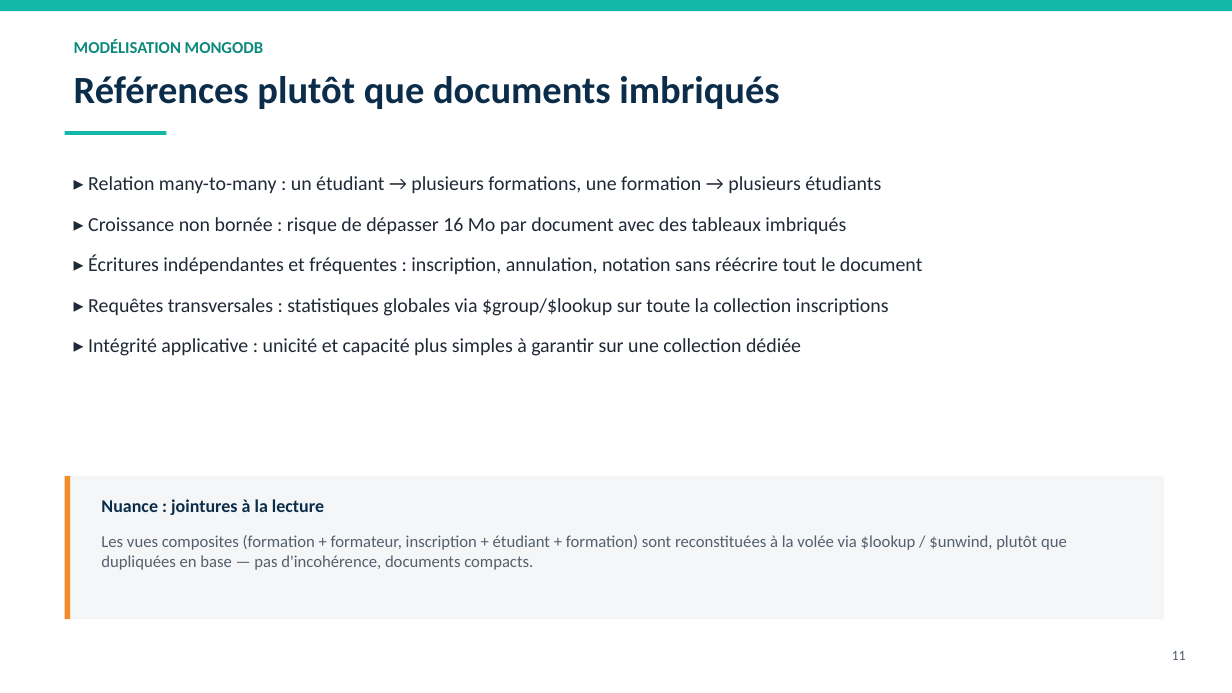
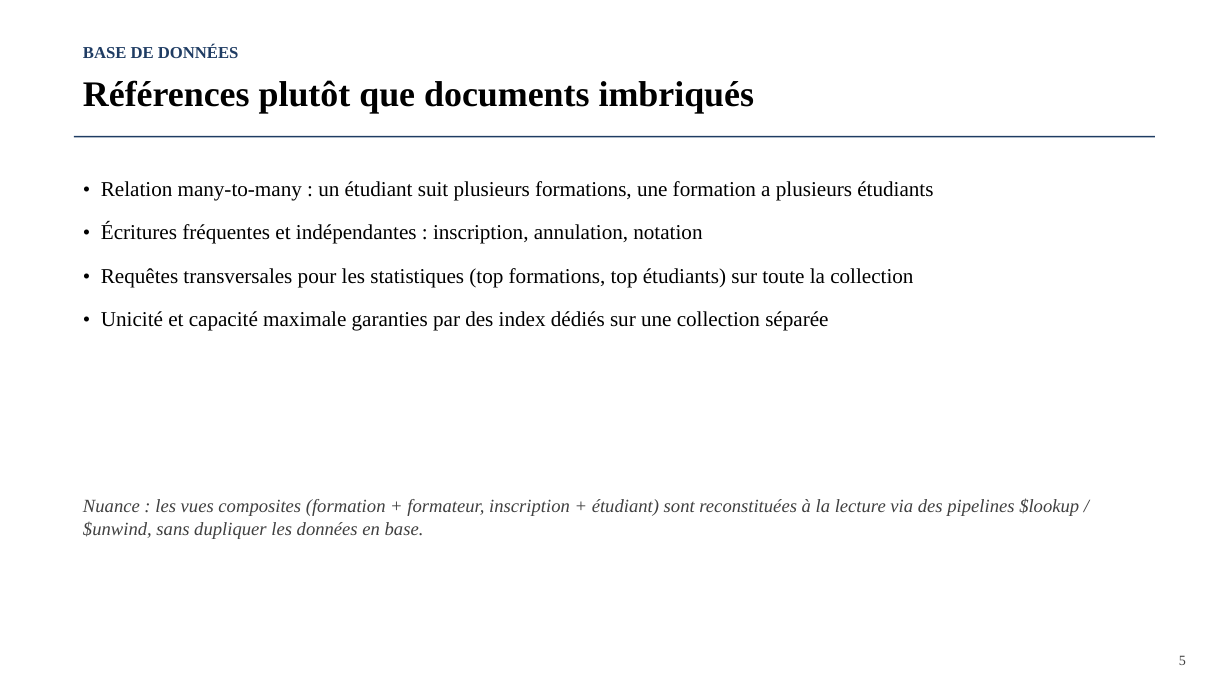
Before and after one commit to ASapAbro/E-Educ, a slide deck: slide 6 of complet/report/Presentation_Projet_Gestion_Formations.pptx (slide 11 before the commit). Drawn at 1232x693 pixels with LibreOffice and Linux fonts; fonts in the diff are those of the drawing. Boxes give left, top, right and bottom in pixels: in the first picture for what was removed or moved away, otherwise in the second. Text is boxed around its words. In the diff, an @@ line names an element or a change of style, - is before the commit and + after.

Commit message:
Refonte de la présentation : template simple (Times New Roman), format court centré sur la BDD
Remplace le design coloré à 24 slides par un template sobre en Times New
Roman (13 slides). Le contenu se concentre sur l'essentiel du projet en
appuyant sur la partie base de données : modélisation MongoDB, choix
références vs embedding, fonctions/méthodes réelles de la couche modèle
(app/models/), pipelines d'agrégation, index et performances.

```diff
--- a/complet/report/Presentation_Projet_Gestion_Formations.pptx
+++ b/complet/report/Presentation_Projet_Gestion_Formations.pptx
@@ rectangle removed at <box>0,0,1232,11</box> @@
@@ text removed at <box>74,40,263,53</box> @@
-MODÉLISATION MONGODB
@@ text added at <box>83,44,239,58</box>, 13 pt, text #1F3C63, bold @@
+BASE DE DONNÉES
@@ text "Références plutôt que documents imbriqués": place and size @@
-text "Références plutôt que documents imbriqués" at <box>74,76,779,109</box>
+text "Références plutôt que documents imbriqués" at <box>83,80,755,114</box>
@@ text "Références plutôt que documents imbriqués" at <box>83,80,755,114</box>: size 30 to 28 pt, font Calibri to Times New Roman, text colour #0B2D4A to #000000 @@
@@ rectangle removed at <box>65,131,166,135</box> @@
@@ rectangle added at <box>74,136,1155,138</box>, fill #1F3C63 @@
@@ text at <box>101,181,933,331</box>: text changed; size 15.5 to 16.5 pt; font Calibri to Times New Roman; text colour #1F2937 to #000000 @@
-▸ Relation many-to-many : un étudiant → plusieurs formations, une formation → plusieurs étudiants
-▸ Croissance non bornée : risque de dépasser 16 Mo par document avec des tableaux imbriqués
-▸ Écritures indépendantes et fréquentes : inscription, annulation, notation sans réécrire tout le document
-▸ Requêtes transversales : statistiques globales via $group/$lookup sur toute la collection inscriptions
-▸ Intégrité applicative : unicité et capacité plus simples à garantir sur une collection dédiée
+• Relation many-to-many : un étudiant suit plusieurs formations, une formation a plusieurs étudiants
+• Écritures fréquentes et indépendantes : inscription, annulation, notation
+• Requêtes transversales pour les statistiques (top formations, top étudiants) sur toute la collection
+• Unicité et capacité maximale garanties par des index dédiés sur une collection séparée
@@ rectangle removed at <box>65,476,1165,619</box> @@
@@ rectangle removed at <box>65,476,70,619</box> @@
@@ text at <box>83,498,1079,539</box>: text changed; size 13 to 14.5 pt; font Calibri to Times New Roman; text colour #55606E to #404040; italic on @@
-Les vues composites (formation + formateur, inscription + étudiant + formation) sont reconstituées à la volée via $lookup / $unwind, plutôt que dupliquées en base — pas d'incohérence, documents compacts.
+Nuance : les vues composites (formation + formateur, inscription + étudiant) sont reconstituées à la lecture via des pipelines $lookup / $unwind, sans dupliquer les données en base.
@@ text removed at <box>101,499,324,515</box> @@
-Nuance : jointures à la lecture
@@ text removed at <box>1172,651,1186,660</box> @@
-11
@@ text added at <box>1179,655,1186,665</box>, 11 pt, text #404040 @@
+5
```
Also in this commit, not shown: 8 other slides changed, 4 slides added, 15 slides removed.
